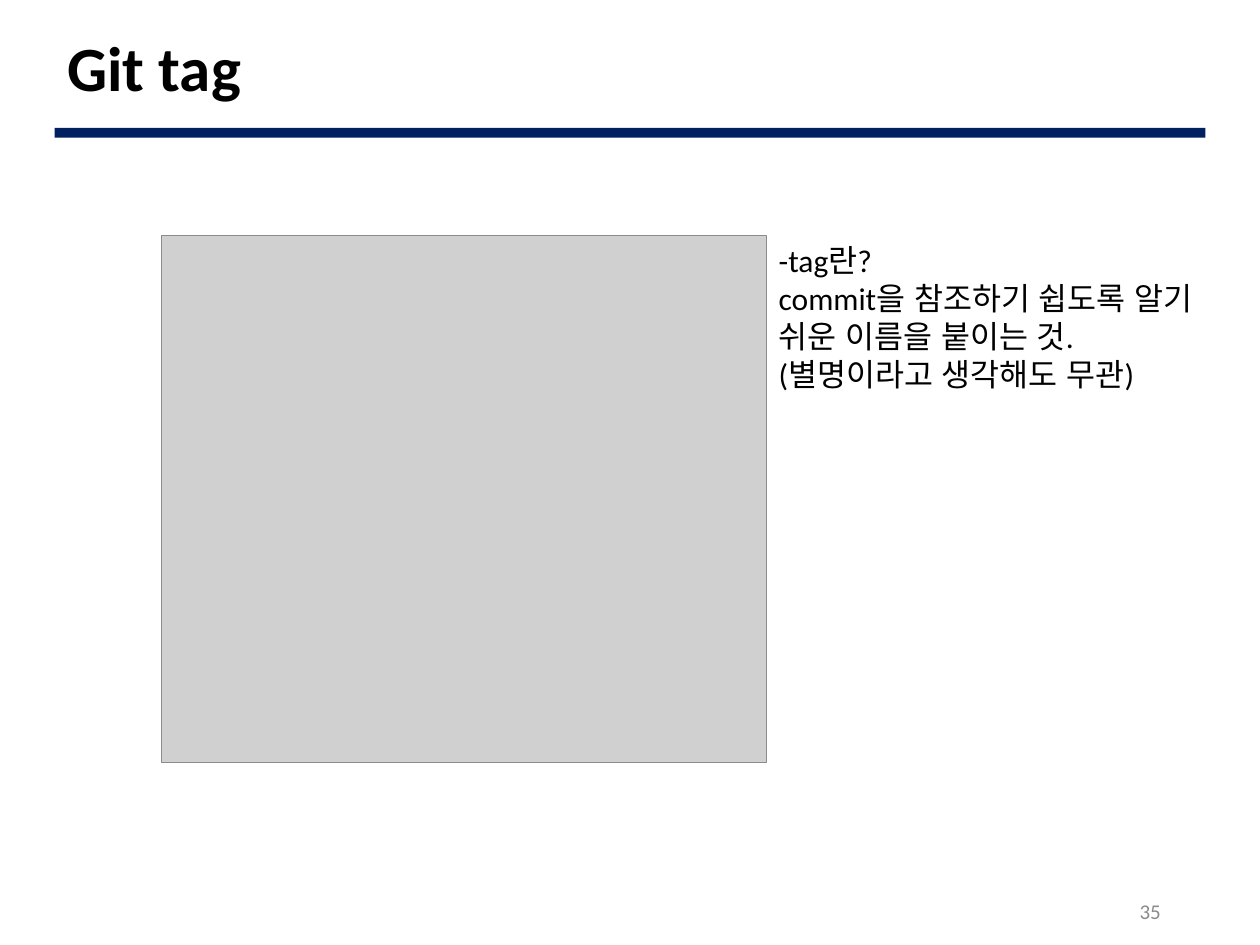
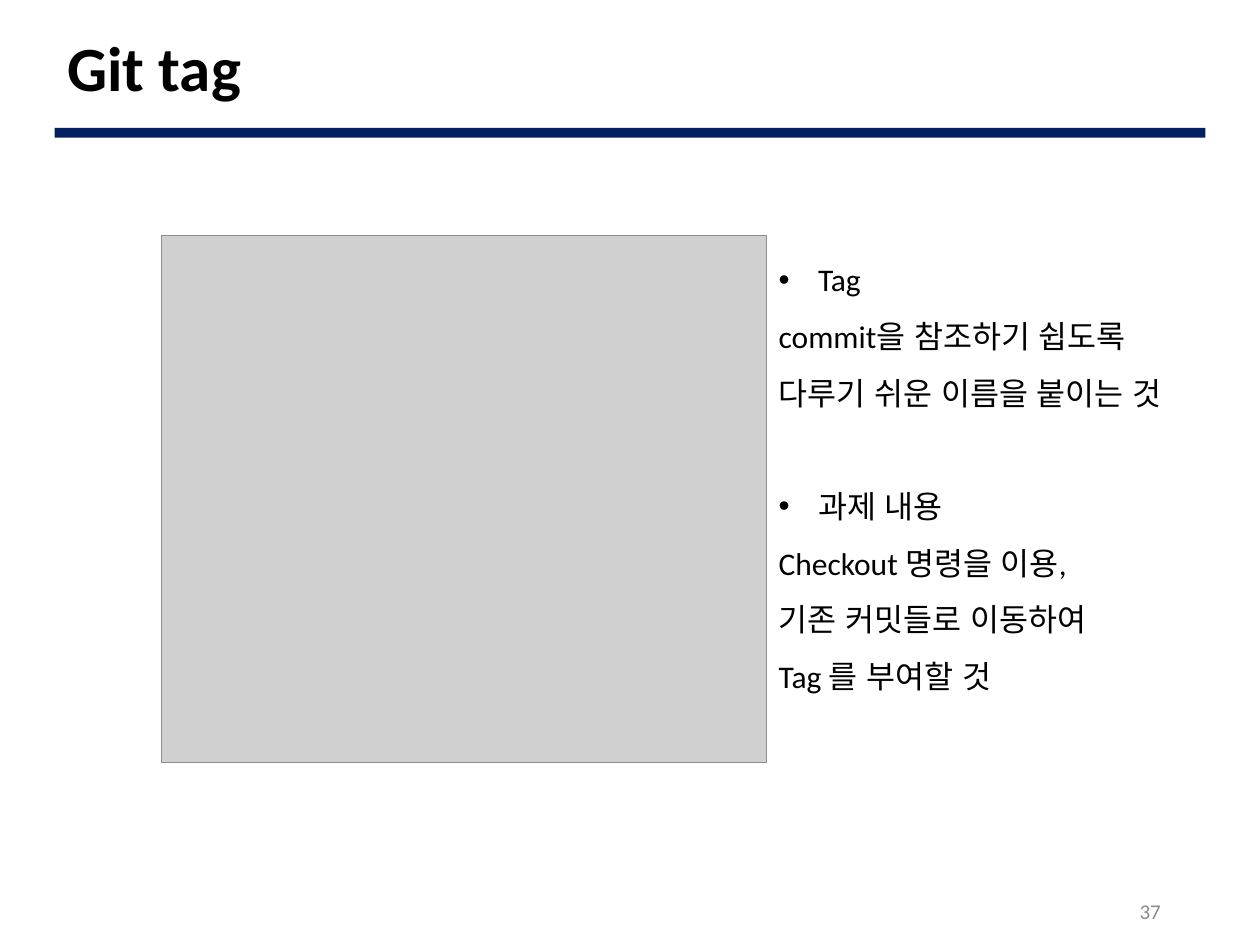
Before and after one commit to JBNU-JEduTools/osscourse, a slide deck: slide 37 of Slides 2020/5. Git 초급.pptx (slide 35 before the commit). Drawn at 1260x945 pixels with LibreOffice and Linux fonts; fonts in the diff are those of the drawing; grey boxes stand for pictures; background and template pictures are left out. Boxes give left, top, right and bottom in pixels: in the first picture for what was removed or moved away, otherwise in the second. Text is boxed around its words. In the diff, an @@ line names an element or a change of style, - is before the commit and + after.

```diff
--- a/Slides 2020/5. Git 초급.pptx
+++ b/Slides 2020/5. Git 초급.pptx
@@ text at box(779, 270, 1162, 694): text changed @@
--tag란?
-commit을 참조하기 쉽도록 알기 쉬운 이름을 붙이는 것.(별명이라고 생각해도 무관)
+• Tag
+commit을 참조하기 쉽도록
+다루기 쉬운 이름을 붙이는 것
+• 과제 내용
+Checkout 명령을 이용,
+기존 커밋들로 이동하여
+Tag 를 부여할 것
@@ page number at box(1140, 905, 1161, 919): text changed @@
-35
+37
```
Also in this commit, not shown: 13 other slides changed, 4 other files.
